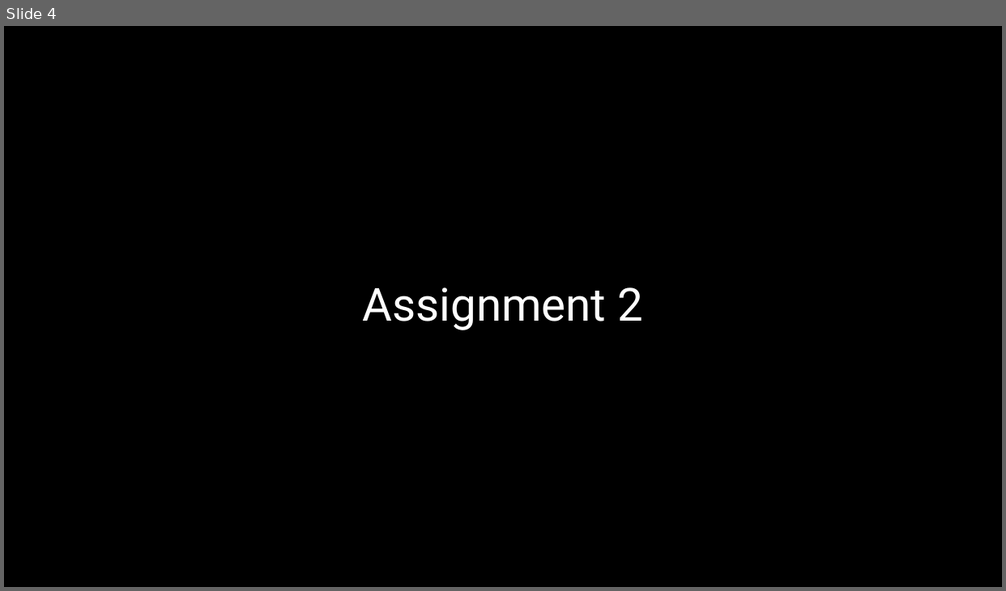
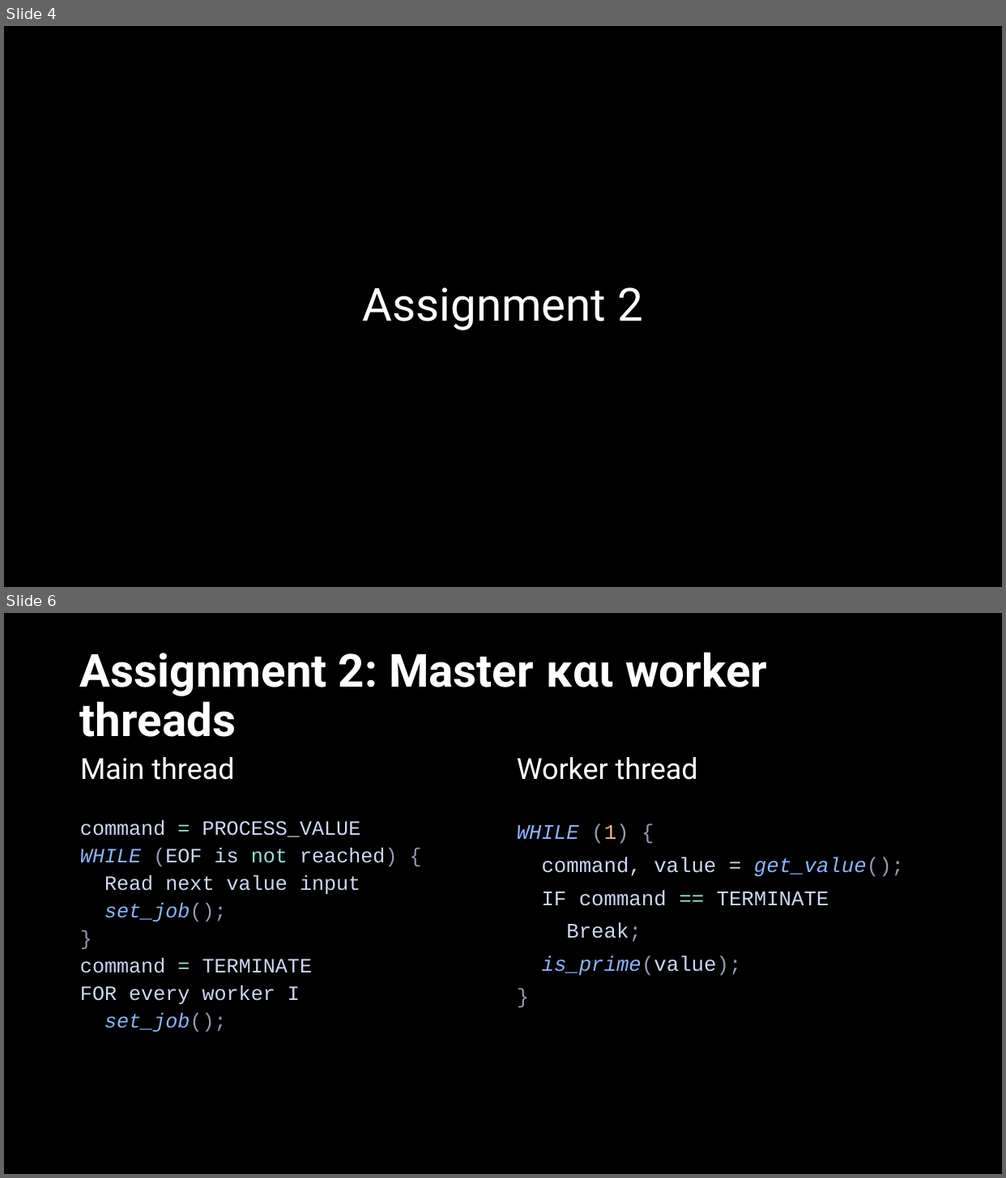
Before and after one commit to ACrispyCookie/ECE321-Concurrent-Programming, a slide deck: Project3/G9-3.pptx. Shown one above the other, each under a label of ours: slide 4 before the commit, slides 4 and 6 after it; the slides between them are not shown. The pictures are 1006x591 and 1006x1178 pixels, drawn with LibreOffice and Linux fonts; fonts in the diff are those of the drawing. Boxes give left, top, right and bottom in pixels: in the first picture for what was removed or moved away, otherwise in the second. Text is boxed around its words. In the diff, an @@ line names an element or a change of style, - is before the commit and + after.

```diff
--- a/Project3/G9-3.pptx
+++ b/Project3/G9-3.pptx
@@ slide 6 added at (x1=4, y1=613, x2=1002, y2=1174), background #000000 @@
@@ title added at (x1=80, y1=652, x2=767, y2=737), 44 pt, text #FFFFFF, bold @@
+Assignment 2: Master και worker threads
@@ text added at (x1=80, y1=757, x2=234, y2=780), 28 pt, text #FFFFFF @@
+Main thread
@@ text added at (x1=517, y1=757, x2=698, y2=780), 28 pt, text #FFFFFF @@
+Worker thread
@@ text added at (x1=80, y1=820, x2=398, y2=1033), 19.6 pt, text #CDD6F4 @@
+command = PROCESS_VALUE
+WHILE (EOF is not reached) {
+Read next value input
+set_job();
+}
+command = TERMINATE
+FOR every worker I
+set_job();
@@ text added at (x1=517, y1=824, x2=904, y2=976), 20 pt, text #CDD6F4 @@
+WHILE (1) {
+command, value = get_value();
+IF command == TERMINATE
+Break;
+is_prime(value);
+}
```
Also in this commit, not shown: 5 slides changed, 34 other slides added, 25 other files.
